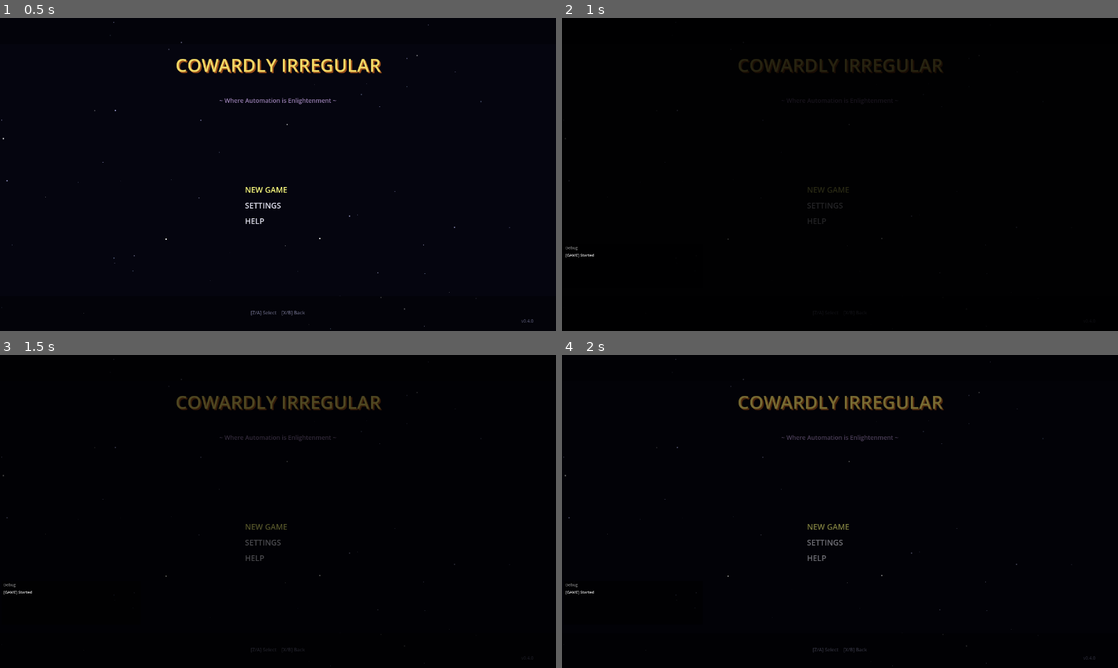
Above: before the commit, frames 1-4 (two rows, left to right).
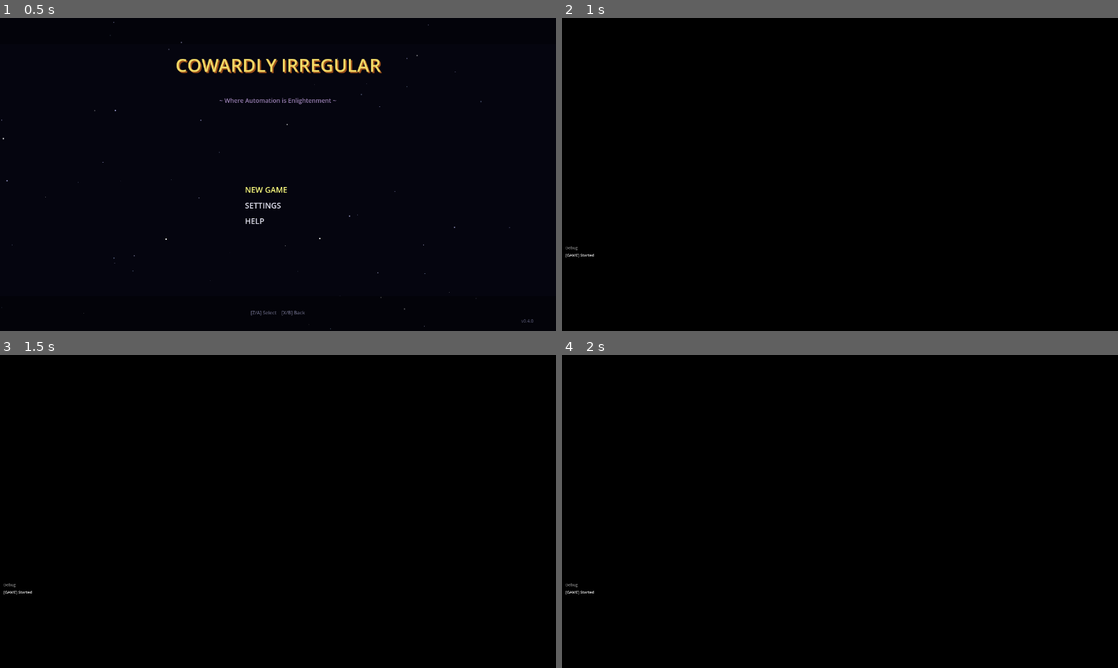
Above: after the commit, the same moments.

Repository: struktured-labs/cowardly-irregular
Game: Godot game, scene res://src/GameLoop.tscn
Same seed, same stepped clock (60 frames per second), same inputs: the game is played once before the commit and once after it.
Inputs (mouse positions are in pixels of both pictures, inside the frame that each line leads up to):
- Up to frame 1 (0.5 s): no input
- Up to frame 2 (1 s): tap Enter at 0.5 s; move the mouse to (962, 158) at 0.52 s; hold Right (ui_right) from 0.53 s (still down); hold R (battle_advance) from 0.53 s (still down); click (962, 158) at 0.67 s; tap Z (ui_accept) at 0.77 s
- Up to frame 3 (1.5 s): tap Z (ui_accept) at 1.07 s; release Right (ui_right) at 1.25 s; release R (battle_advance) at 1.25 s; drag from (166, 527) to (250, 574) at 1.27 s
- Up to frame 4 (2 s): no input

Frame 1 is identical in both runs. In frame 2, 0.9% of the frame differs, in the area x 0-69%, y 13-82%; in frame 3, 1.2%; in frame 4, 1.4%, in the area x 0-96%, y 1-100%.

Commit message:
fix: await title screen removal before starting cutscene

Diff:
--- a/src/GameLoop.gd
+++ b/src/GameLoop.gd
@@ -519,6 +519,9 @@
 	"""Handle new game selected from title screen"""
 	print("[GAME] New Game selected")
 	_close_title_screen()
+	# Wait for title screen to actually be removed before starting cutscene
+	await get_tree().process_frame
+	await get_tree().process_frame
 	# Skip character creation — use default party (fighter/cleric/rogue/mage)
 	_create_party()
 	# Play prologue cutscene, then start exploration
